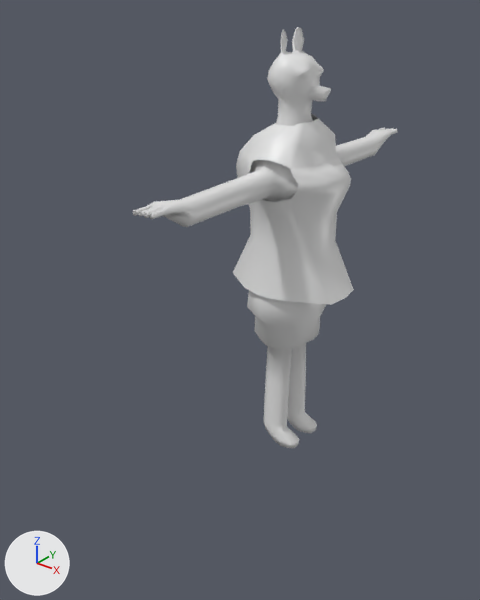
The FBX model Assets/Models/Characters/Kaitlyn.fbx, before and after one commit.
The view is the same before and after, from a 50 mm camera at (224.0, -330.0, 303.0) aimed at (-30.0, -13.0, 106.0). Every picture has the same lights, and +X, +Y and +Z are marked at lower left.

The older version as bpy lines, for what is in view:
```python
me_body = bpy.data.meshes.new('Body')
me_body.from_pydata(...)  # 1277 vertices, 1274 faces; spans x -33.0..29.0, y -127.0..127.0, z -177.0..95.0
me_body.materials.append(mat_material_001)  # white #e7e7e7
me_t_shirt_001 = bpy.data.meshes.new('T Shirt.001')
me_t_shirt_001.from_pydata(...)  # 132 vertices, 104 faces; spans x -1.2..1.4, y -1.2..1.4, z -74.0..6.7
me_t_shirt_001.materials.append(mat_material_002)  # white #e7e7e7
ob_body = bpy.data.objects.new('Body', me_body)
ob_body.location = (2.7, 0.2, 182.5)
ob_t_shirt = bpy.data.objects.new('T Shirt', me_t_shirt_001)
ob_t_shirt.location = (36.1, 0.0, 182.5)
ob_t_shirt.rotation_euler = (0.0, 1.571, 0.0)  # degrees (0, 90, 0)
ob_t_shirt.scale = (40.0, 26.7, 1.0)
```
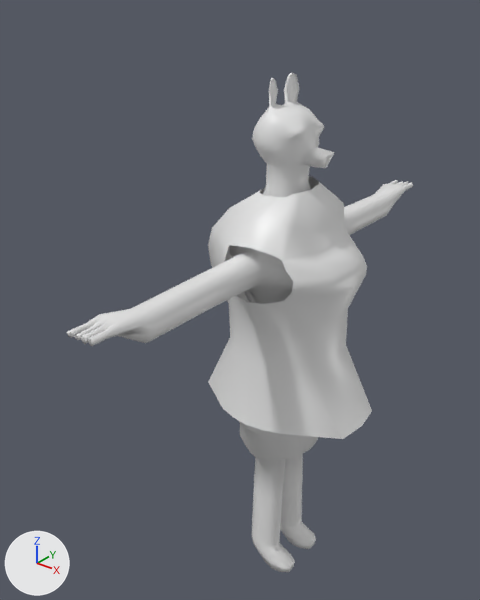
Boxes [x1, y1, x2, y2] around the edits, measured in the pictures (480 x 600 px):
'T Shirt', moved, turned, rescaled
    before: [233, 114, 354, 305]
    after: [208, 176, 372, 439]
'Body', moved, rescaled (30% wider, 18% taller)
    before: [133, 27, 398, 448]
    after: [67, 73, 413, 572]

What changed in the scene script:
```text
Change ob_t_shirt:
    ob_t_shirt.location: (36.1, 0.0, 182.5) -> (50.9, -0.7, 122.0)
    ob_t_shirt.rotation_euler: (0.0, 1.571, 0.0) -> (-0.175, 1.55, -0.167)  # degrees (0, 90, 0) -> degrees (-10, 89, -9.6)
    ob_t_shirt.scale: (40.0, 26.7, 1.0) -> (58.7, 39.2, 1.47)
Change ob_body:
    ob_body.location: (2.7, 0.2, 182.5) -> (0.1, 0.0, 126.1)
    ob_body.scale: (1.0, 1.0, 1.0) -> (1.33, 1.33, 1.33)
```
